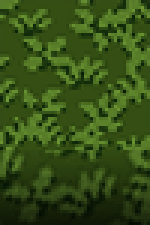
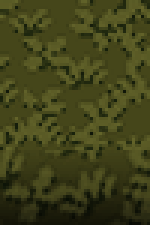
Layers edited between the first and the second 150×225 image:
added layer "Layer 6" above "Layer 4" over [0, 0, 150, 225]
